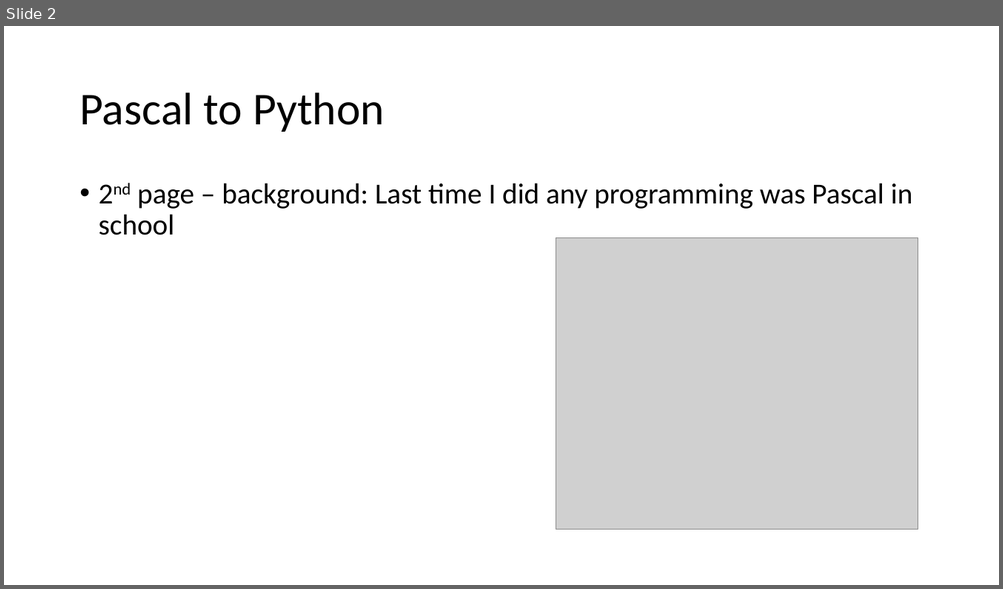
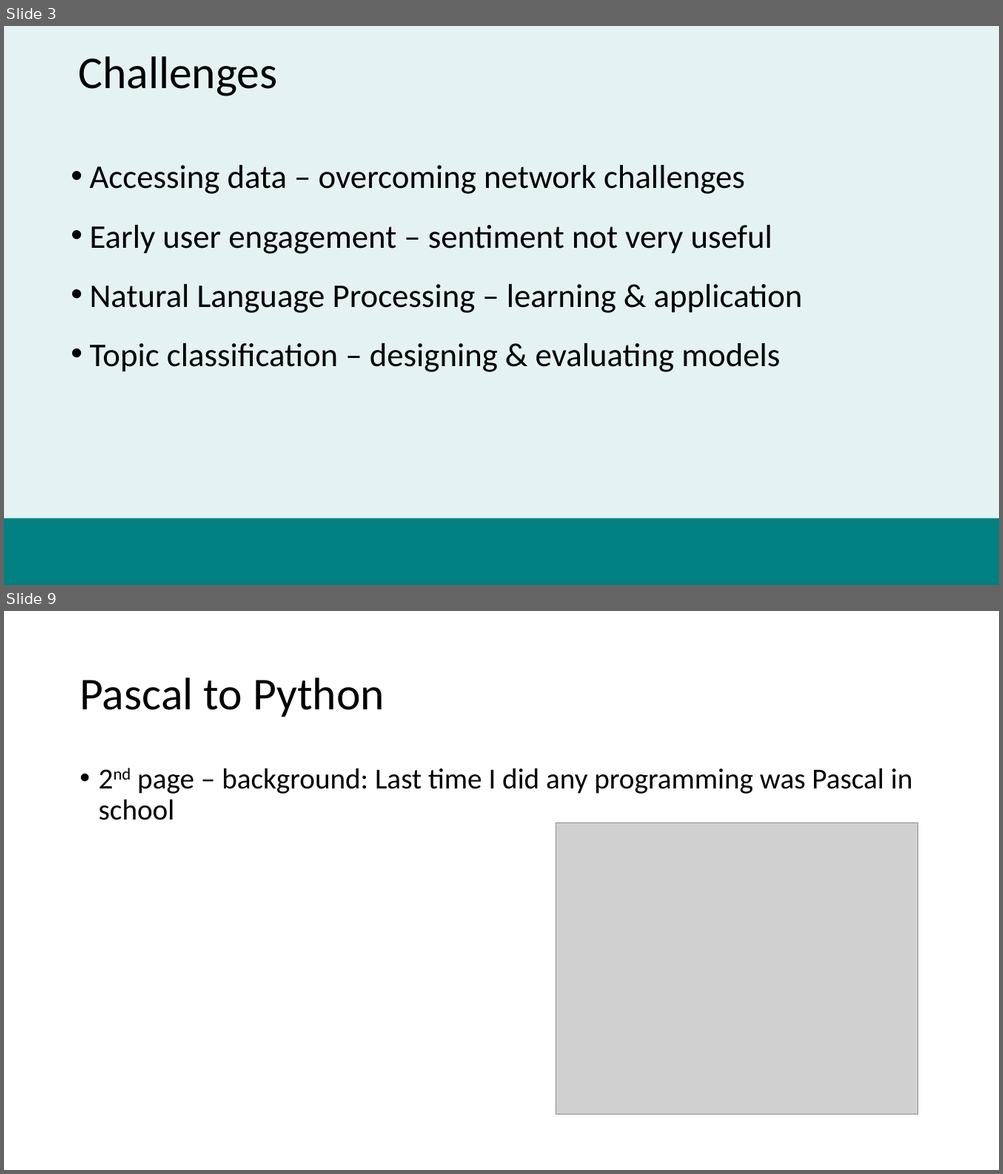
Before and after one commit to datasciencecampus/uk-parliament-stats, a slide deck: user-engagement/dsa-presentation.pptx. Shown one above the other, each under a label of ours: slide 2 before the commit, slides 3 and 9 after it; the slides between them are not shown. The pictures are 1003x589 and 1003x1174 pixels, drawn with LibreOffice and Linux fonts; fonts in the diff are those of the drawing; grey boxes stand for pictures; background and template pictures are left out. Boxes give left, top, right and bottom in pixels: in the first picture for what was removed or moved away, otherwise in the second. Text is boxed around its words. In the diff, an @@ line names an element or a change of style, - is before the commit and + after.

```diff
--- a/user-engagement/dsa-presentation.pptx
+++ b/user-engagement/dsa-presentation.pptx
@@ slide 3 added at box(4, 26, 999, 585), background #008080 at 10% opacity @@
@@ title added at box(78, 56, 277, 96), 44 pt, text #000000 @@
+Challenges
@@ text added at box(90, 165, 802, 372), 32 pt, text #000000 @@
+• Accessing data – overcoming network challenges
+• Early user engagement – sentiment not very useful
+• Natural Language Processing – learning & application
+• Topic classification – designing & evaluating models
@@ rectangle added at box(4, 518, 999, 585), fill #008080 @@
@@ what was slide 2 is now slide 9 @@
```
Also in this commit, not shown: 7 other slides added, 5 slides removed, 1 other file.
